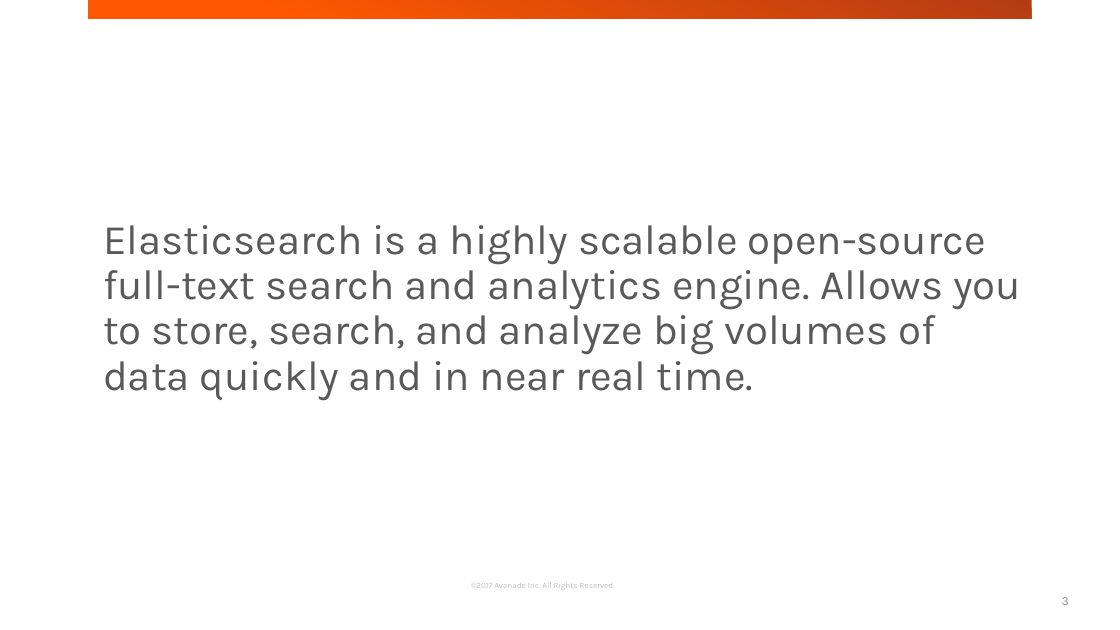
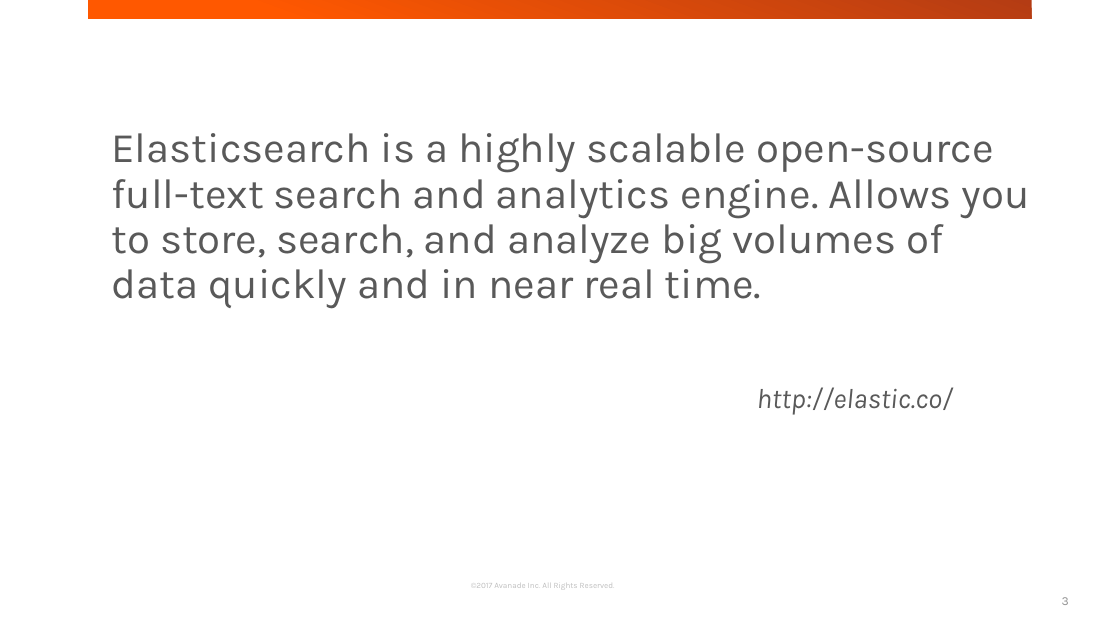
Before and after one commit to jakubgw/elasticsearch-short-intruduction, a slide deck: slide 3 of elasticsearch short introduction.pptx. Drawn at 1120x630 pixels with LibreOffice and Linux fonts; fonts in the diff are those of the drawing; background and template pictures are left out. Boxes give left, top, right and bottom in pixels: in the first picture for what was removed or moved away, otherwise in the second. Text is boxed around its words. In the diff, an @@ line names an element or a change of style, - is before the commit and + after.

```diff
--- a/elasticsearch short introduction.pptx
+++ b/elasticsearch short introduction.pptx
@@ title "Elasticsearch is a highly scalable ...": place and size @@
-title "Elasticsearch is a highly scalable ..." at bbox=[103, 225, 1021, 401]
+title "Elasticsearch is a highly scalable ..." at bbox=[111, 133, 1030, 309]
@@ text added at bbox=[757, 387, 953, 415], 24 pt, text #595959, italic @@
+http://elastic.co/
```
Also in this commit, not shown: 8 other slides changed, 3 slides added, 1 slide removed, 4 other files.
